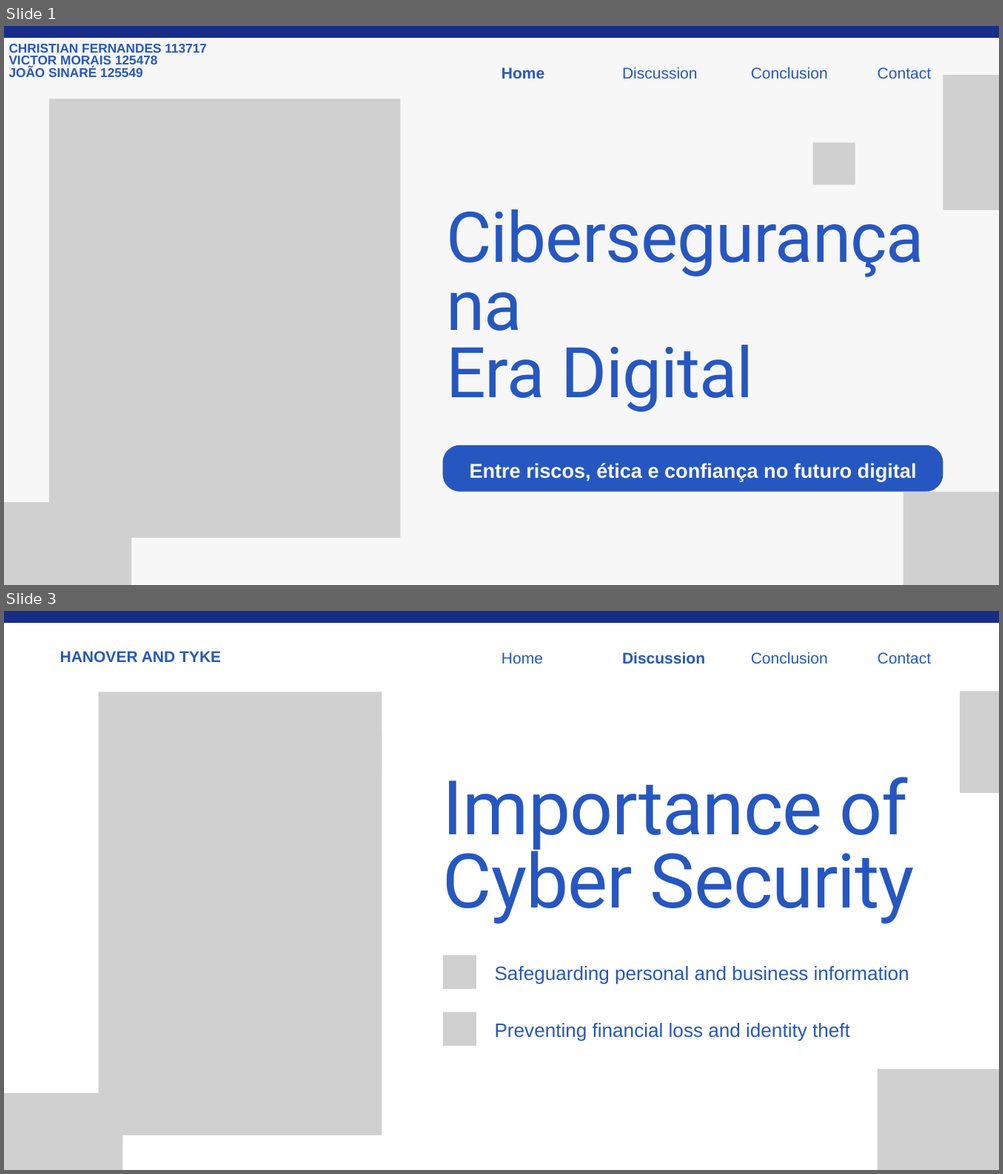
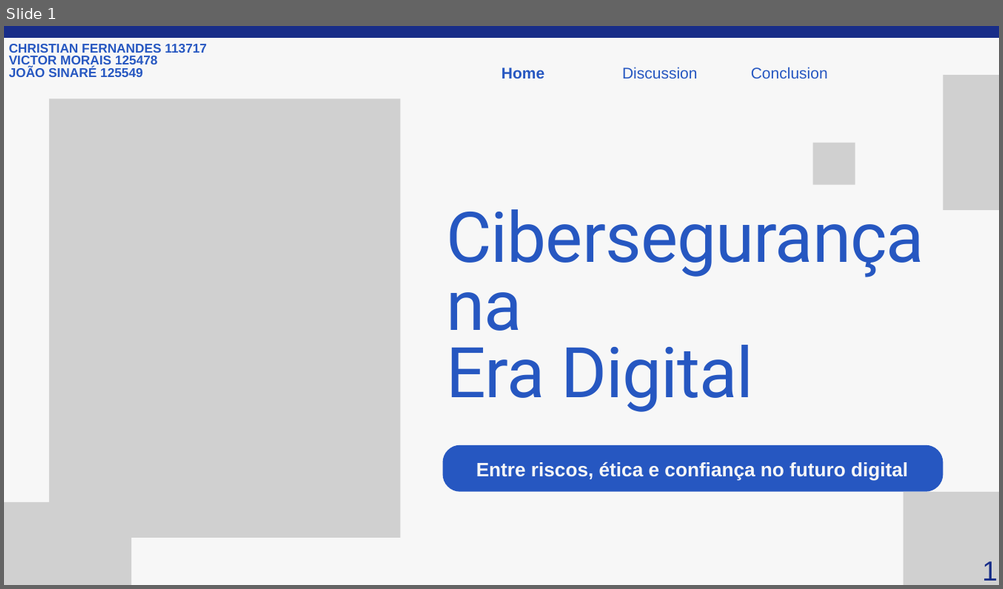
Before and after one commit to V1CT0R-06/ECT_2ano, a slide deck: TCA/Blue and White Illustrative Cyber Security Presentation.pptx. Shown one above the other, each under a label of ours: slides 1 and 3 before the commit, slide 1 after it; the slides between them are not shown. The pictures are 1003x1174 and 1003x589 pixels, drawn with LibreOffice and Linux fonts; fonts in the diff are those of the drawing; grey boxes stand for pictures. Boxes give left, top, right and bottom in pixels: in the first picture for what was removed or moved away, otherwise in the second. Text is boxed around its words. In the diff, an @@ line names an element or a change of style, - is before the commit and + after.

```diff
--- a/TCA/Blue and White Illustrative Cyber Security Presentation.pptx
+++ b/TCA/Blue and White Illustrative Cyber Security Presentation.pptx
@@ slide 3 removed at box(4, 611, 999, 1170), background #FFFFFF @@
@@ freeform shape removed at box(4, 611, 999, 622) @@
@@ text removed at box(60, 651, 221, 662) @@
-HANOVER AND TYKE
@@ text removed at box(501, 652, 543, 664) @@
-Home
@@ text removed at box(622, 652, 705, 664) @@
-Discussion
@@ text removed at box(751, 652, 828, 664) @@
-Conclusion
@@ text removed at box(877, 652, 930, 664) @@
-Contact
@@ picture removed at box(99, 692, 381, 1136) @@
@@ picture removed at box(959, 691, 999, 793) @@
@@ picture removed at box(340, 733, 382, 775) @@
@@ text removed at box(443, 777, 914, 924) @@
-Importance of Cyber Security
@@ picture removed at box(443, 956, 476, 989) @@
@@ text removed at box(495, 966, 909, 985) @@
-Safeguarding personal and business information
@@ picture removed at box(443, 1012, 476, 1046) @@
@@ text removed at box(495, 1023, 850, 1042) @@
-Preventing financial loss and identity theft
@@ picture removed at box(877, 1070, 999, 1170) @@
@@ picture removed at box(4, 1093, 122, 1170) @@
@@ slide 1 changed as well @@
@@ text removed at box(877, 67, 930, 79) @@
-Contact
@@ text "Entre riscos, ética e confiança ..." at box(476, 462, 908, 480): size 29 to 28 pt; line spacing 40.6pt to 39.2pt @@
@@ text added at box(982, 562, 997, 581), 40 pt, text #182D88 @@
+1
```
Also in this commit, not shown: 9 slides added, 13 other slides removed, 10 other files.
